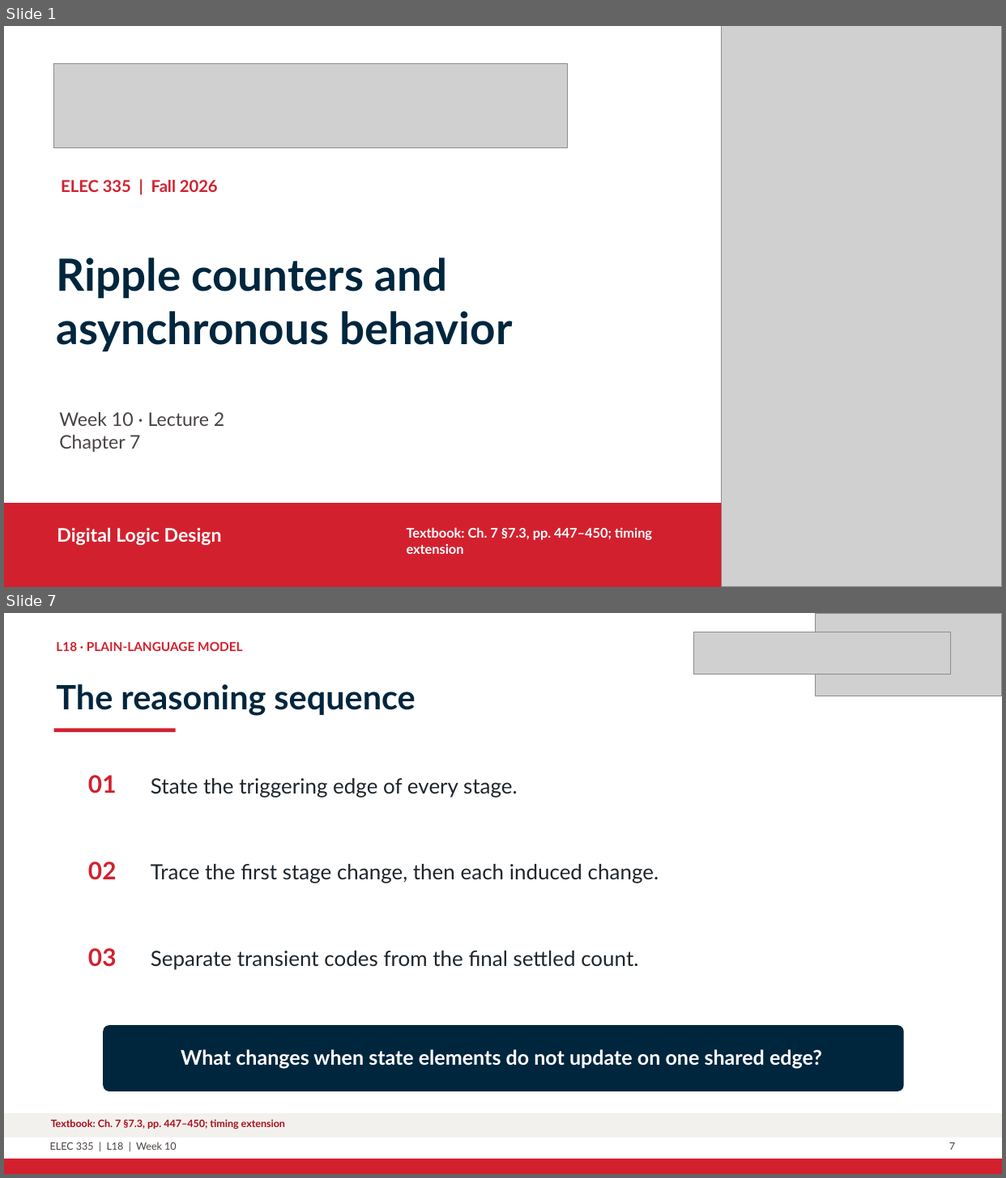
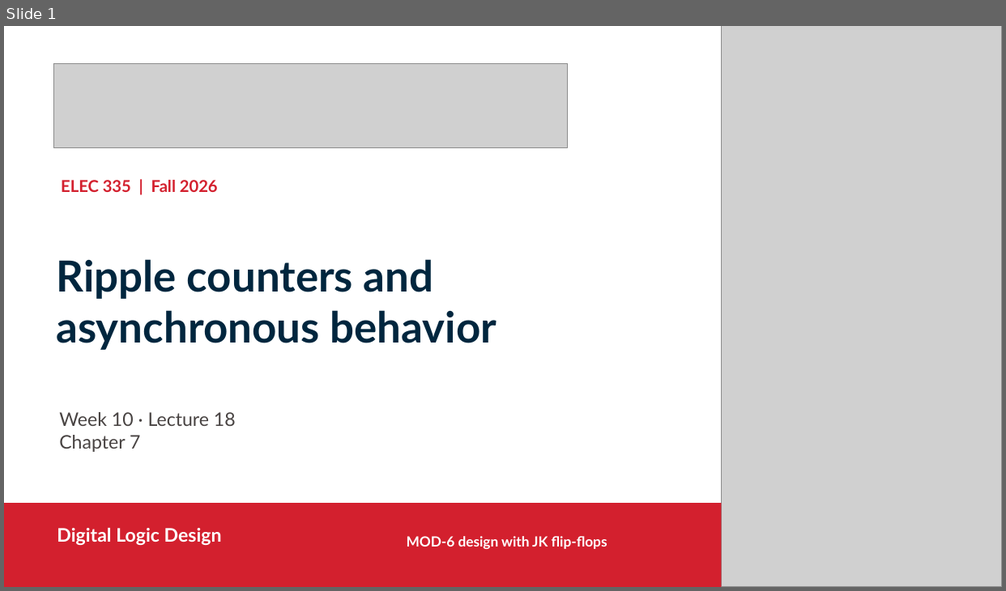
Before and after one commit to shujaansari/elec335-sequential, a slide deck: Slides_Course_Continuation_2026/L18_W10_asynchronous_timing_Continuation.pptx. Shown one above the other, each under a label of ours: slides 1 and 7 before the commit, slide 1 after it; the slides between them are not shown. The pictures are 1006x1178 and 1006x591 pixels, drawn with LibreOffice and Linux fonts; fonts in the diff are those of the drawing; grey boxes stand for pictures. Boxes give left, top, right and bottom in pixels: in the first picture for what was removed or moved away, otherwise in the second. Text is boxed around its words. In the diff, an @@ line names an element or a change of style, - is before the commit and + after.

Commit message:
Refresh Lecture 18 MOD-6 ripple counter lesson

```diff
--- a/Slides_Course_Continuation_2026/L18_W10_asynchronous_timing_Continuation.pptx
+++ b/Slides_Course_Continuation_2026/L18_W10_asynchronous_timing_Continuation.pptx
@@ slide 7 removed at box(4, 613, 1002, 1174), background #FFFFFF @@
@@ picture removed at box(693, 632, 950, 674) @@
@@ picture removed at box(816, 613, 1002, 696) @@
@@ text removed at box(56, 641, 242, 651) @@
-L18 · PLAIN-LANGUAGE MODEL
@@ text removed at box(56, 684, 415, 716) @@
-The reasoning sequence
@@ rectangle removed at box(54, 728, 176, 732) @@
@@ text removed at box(88, 775, 117, 794) @@
-01
@@ text removed at box(151, 778, 518, 798) @@
-State the triggering edge of every stage.
@@ text removed at box(88, 862, 117, 880) @@
-02
@@ text removed at box(151, 864, 659, 884) @@
-Trace the first stage change, then each induced change.
@@ text removed at box(88, 948, 117, 967) @@
-03
@@ text removed at box(151, 951, 638, 970) @@
-Separate transient codes from the final settled count.
@@ rounded rectangle removed at box(103, 1025, 904, 1093) @@
@@ text removed at box(181, 1050, 822, 1069) @@
-What changes when state elements do not update on one shared edge?
@@ rectangle removed at box(4, 1114, 1002, 1138) @@
@@ text removed at box(51, 1119, 285, 1130) @@
-Textbook: Ch. 7 §7.3, pp. 447–450; timing extension
@@ text removed at box(50, 1143, 177, 1150) @@
-ELEC 335 | L18 | Week 10
@@ text removed at box(949, 1143, 955, 1150) @@
-7
@@ rectangle removed at box(4, 1159, 1002, 1174) @@
@@ slide 1 changed as well @@
@@ text at box(56, 259, 496, 350): text changed; size 42.8 to 41.2 pt @@
-Ripple counters and asynchronous behavior
+Ripple counters and
+asynchronous behavior
@@ text at box(59, 412, 236, 426): text changed @@
-Week 10 · Lecture 2
+Week 10 · Lecture 18
@@ text at box(407, 536, 607, 549): text changed; size 12.8 to 13.5 pt @@
-Textbook: Ch. 7 §7.3, pp. 447–450; timing extension
+MOD-6 design with JK flip-flops
```
Also in this commit, not shown: 1 other slide changed, 22 slides added, 16 other slides removed, 6 other files.
